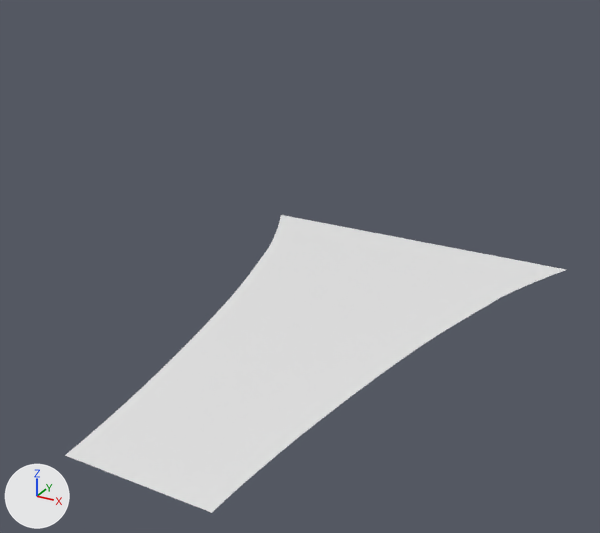
The OBJ model GDS_6_Ecliptic/Assets/Models/Observatory/bridge1.obj, before and after one commit.
Camera for both pictures: a camera (50 mm lens) standing at (2.53, -6.76, 2.86) and looking at (0.02, -2.18, 0.57). Every picture has the same lights, and +X, +Y and +Z are marked at lower left. Where no turn or scale is listed for an object, it has been applied to the vertices.

Objects in the first picture: 'bridge1'.
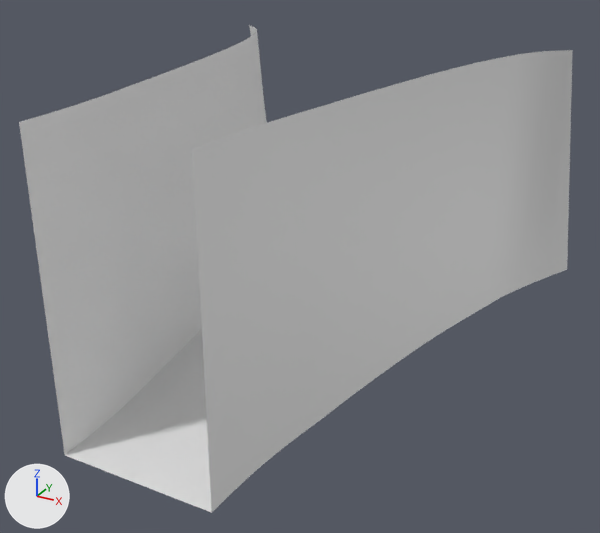
Boxes (x1, y1, x2, y2) around the edits, measured in the pictures (600 x 533 px):
'bridge1', reshaped (11% wider, 64% taller): before (65, 215, 566, 513); after (19, 25, 573, 513)
part 1 of me_bridge1, built on: before (88, 371, 320, 491); after (19, 25, 573, 512)

What the commit changed:
me_bridge1 is used by ob_bridge1; location (0.0, 0.0, 0.0).
me_bridge1 had 42 vertices, 40 faces and spanned x -1.4..1.4, y -4.0..0.0, z 0.0.
me_bridge1 now has 84 vertices, 120 faces and spans x -1.4..1.4, y -4.0..0.0, z 0.0..1.91.
Part 1, on me_bridge1:
6 vertices move within x -0.57..0.57, y -3.6..-3.2, z 0.0.
14 vertices are added at x -1.33..1.33, y -1.23..-0.62, z 1.91.
28 new vertices lie (0.0, 0.0, 1.91) away from vertices in x -0.91..0.91, y -4.0..-1.4, z 0.0.
80 new faces join them.
